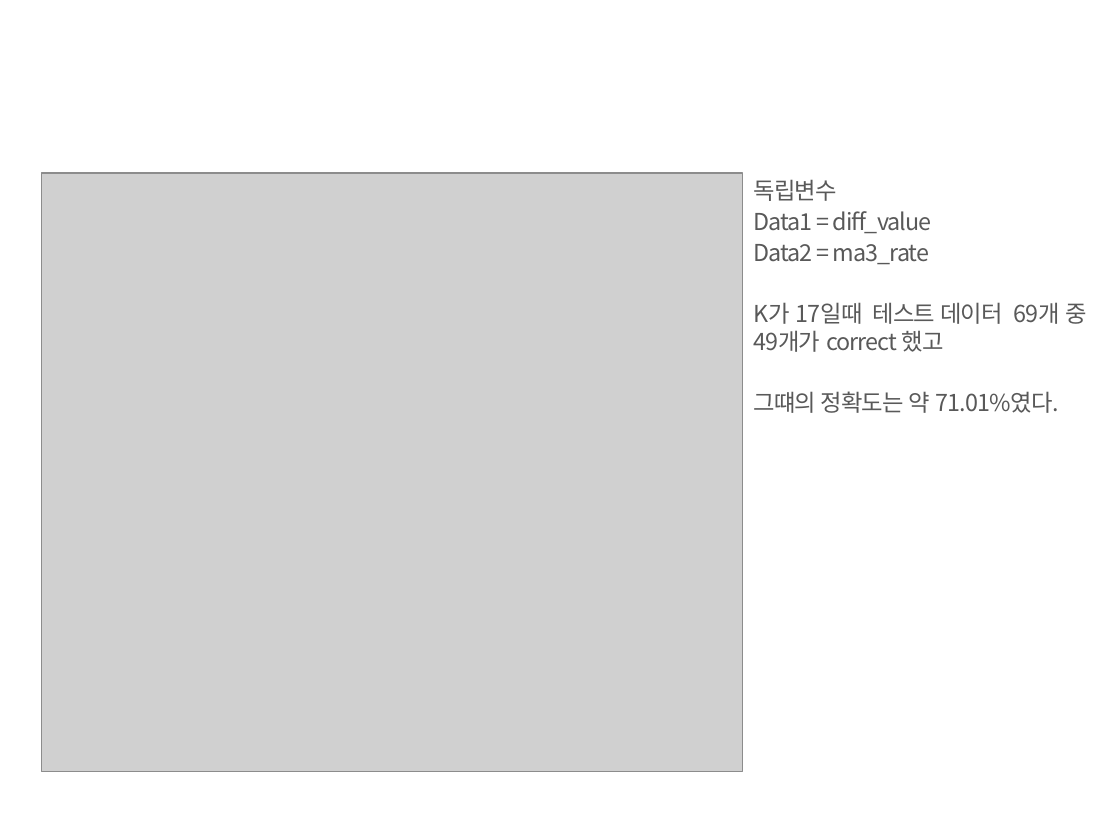
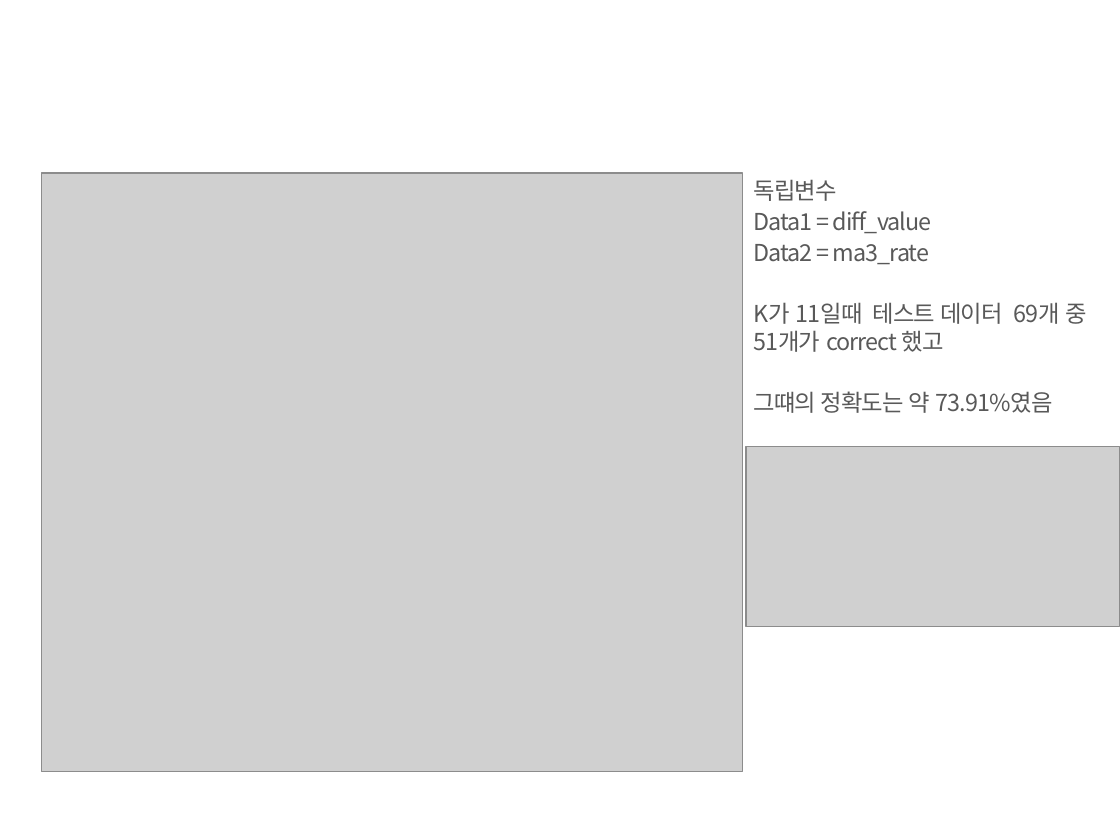
Before and after one commit to leeyunbo/stock_data_knn, a slide deck: slide 7 of practices/빅데이터 팀프로젝트.pptx (slide 6 before the commit). Drawn at 1120x840 pixels with LibreOffice and Linux fonts; fonts in the diff are those of the drawing; grey boxes stand for pictures; background and template pictures are left out. Boxes give left, top, right and bottom in pixels: in the first picture for what was removed or moved away, otherwise in the second. Text is boxed around its words. In the diff, an @@ line names an element or a change of style, - is before the commit and + after.

```diff
--- a/practices/빅데이터 팀프로젝트.pptx
+++ b/practices/빅데이터 팀프로젝트.pptx
@@ text at (x1=754, y1=302, x2=1086, y2=413): text changed @@
-K가 17일때 테스트 데이터 69개 중 49개가 correct 했고
-그떄의 정확도는 약 71.01%였다.
+K가 11일때 테스트 데이터 69개 중 51개가 correct 했고
+그떄의 정확도는 약 73.91%였음
@@ picture added at (x1=746, y1=447, x2=1120, y2=626) @@
```
Also in this commit, not shown: 10 other slides changed, 1 slide added, 55 other files.
